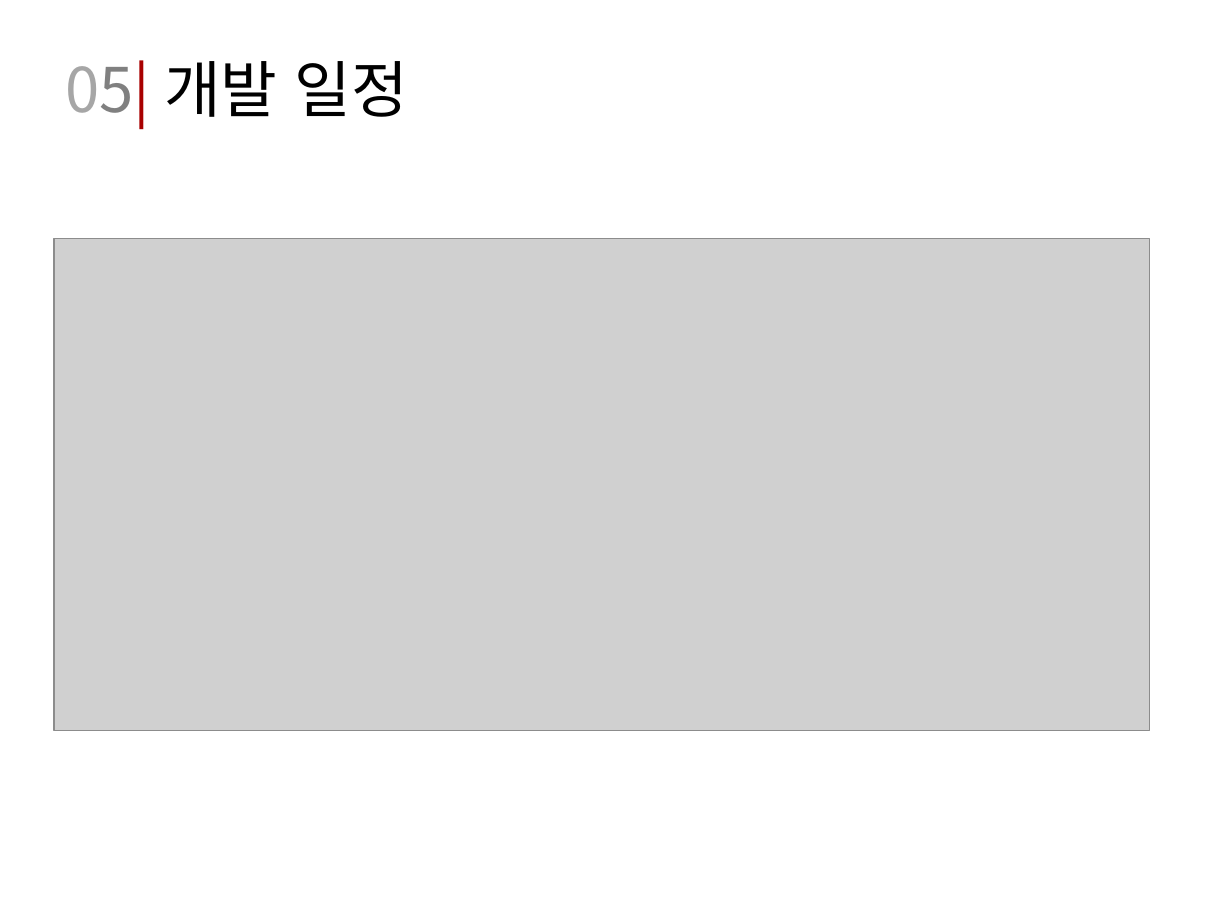
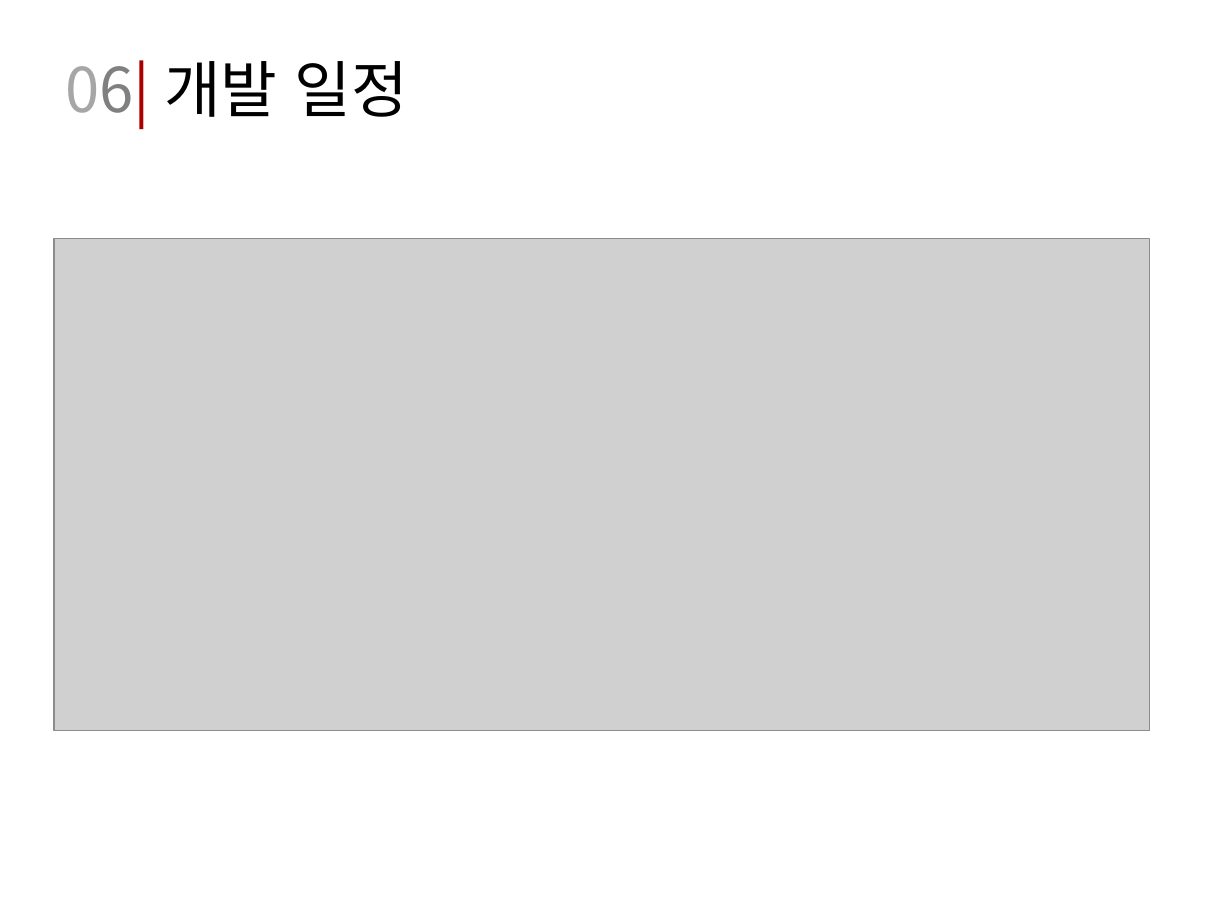
Before and after one commit to Jong-min/Soft_Project, a slide deck: slide 13 of 2016_0316_Presentation/CDP-12_1603016.pptx (slide 12 before the commit). Drawn at 1232x924 pixels with LibreOffice and Linux fonts; fonts in the diff are those of the drawing; grey boxes stand for pictures. Boxes give left, top, right and bottom in pixels: in the first picture for what was removed or moved away, otherwise in the second. Text is boxed around its words. In the diff, an @@ line names an element or a change of style, - is before the commit and + after.

```diff
--- a/2016_0316_Presentation/CDP-12_1603016.pptx
+++ b/2016_0316_Presentation/CDP-12_1603016.pptx
@@ text at (65,60,408,128): text changed @@
-05| 개발 일정
+06| 개발 일정
```
Also in this commit, not shown: 6 other slides changed, 1 slide added.
